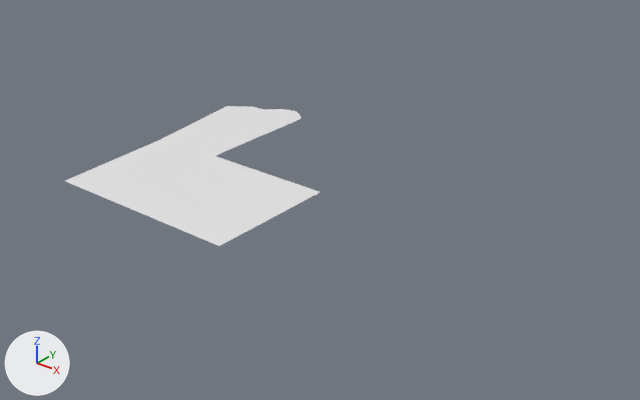
Two versions of the Blender file TheOvercoat/Assets/Models(blend)/Yapılar/OtherStructure/secondRiver.blend, one commit apart.
Before and after are seen from a camera (50 mm lens) standing at (549.0, -535.0, 301.0) and looking at (158.0, -46.0, -2.0). Lighting does not change. The marker at lower left points along +X, +Y and +Z.

The first picture shows 'secondRiver'.
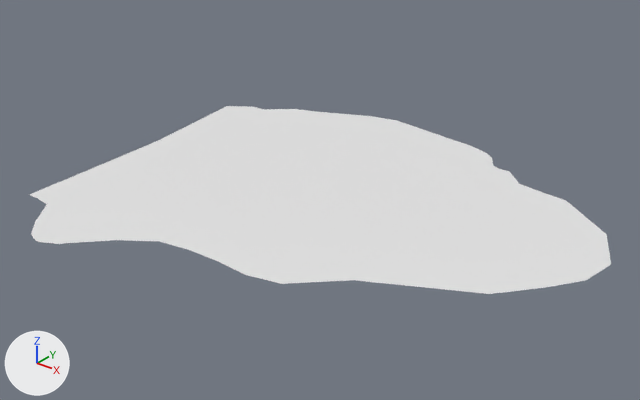
Patch to the scene script:
```diff
--- a/TheOvercoat/Assets/Models(blend)/Yapılar/OtherStructure/secondRiver.blend.py
+++ b/TheOvercoat/Assets/Models(blend)/Yapılar/OtherStructure/secondRiver.blend.py
@@ me_plane_001 @@
 # used by ob_secondriver; location = (0.5, -1.4, -3.0)
-me_plane_001.from_pydata(...)  # 26 vertices, 15 faces; spans x -51.0..148.0, y -147.0..99.0, z 0.0
+me_plane_001.from_pydata(...)  # 144 vertices, 119 faces; spans x -51.0..375.0, y -223.0..140.0, z 0.0
+# me_plane_001 part 1
+# 4 vertices are removed from x -30.0..148.0, y -147.0..-32.0, z 0.0
+# 9 faces are deleted
+# 12 vertices move from x -21.0..30.0, y -147.0..99.0, z 0.0 to x -19.0..105.0, y -223.0..140.0, z 0.0
+# 122 vertices are added at x -35.0..375.0, y -216.0..131.0, z 0.0
+# 113 new faces join them
```

Where the change shows, as pixel boxes [x1, y1, x2, y2] in the pictures (640 x 400 px):
'secondRiver', reshaped (127% wider, 34% taller)
    before: [65, 106, 320, 246]
    after: [30, 106, 611, 294]
part 1 of me_plane_001, built on
    before: [65, 109, 320, 246]
    after: [30, 109, 611, 294]
